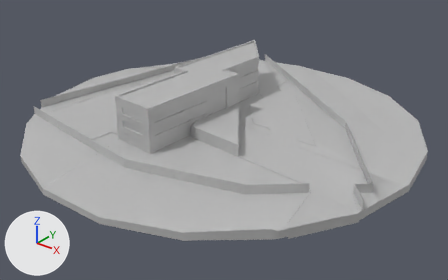
One commit to the FBX model Assets/ASSET_Scene/10.Securitas/Basemesh/Securitas_base.fbx: the scene before it, then after it.
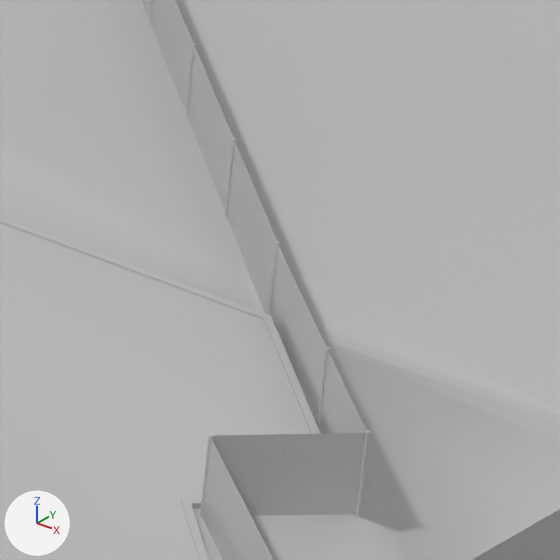
Old and new are each drawn whole from a 50 mm lens placed at (93.6, -117.8, 64.5), pointed at (5.2, -7.3, -4.0) and again close up on the part from 74% to 88% of the width and 48% to 71% of the height. Every picture has the same lights, and +X, +Y and +Z are marked at lower left. The first two pictures are the older version. Where no turn or scale is listed for an object, it has been applied to the vertices.

The scene before the commit, as lines of its bpy script (objects in view):
```python
me_mesh = bpy.data.meshes.new('Mesh')
me_mesh.from_pydata(...)  # 356 vertices, 472 faces; spans x -49.6..50.8, y -56.6..42.2, z -2.8..0.0
me_mesh.materials.append(mat_terre)  # grey #bcbcbc
me_mesh_001 = bpy.data.meshes.new('Mesh.001')
me_mesh_001.from_pydata(...)  # 602 vertices, 964 faces; spans x -44.7..45.9, y -26.4..52.2, z -1.0..2.2
me_mesh_001.materials.append(mat_grillage)  # grey #bcbcbc
me_mesh_004 = bpy.data.meshes.new('Mesh.004')
me_mesh_004.from_pydata(...)  # 496 vertices, 465 faces; spans x -38.0..50.4, y -37.4..42.2, z -3.1..0.2
me_mesh_004.materials.append(mat_route)  # grey #bcbcbc
ob_grillage = bpy.data.objects.new('grillage', me_mesh_001)
ob_grillage.location = (4.32, -10.95, 0.0)
ob_route = bpy.data.objects.new('route', me_mesh_004)
ob_route.location = (2.21, 2.84, 0.0)
ob_terre = bpy.data.objects.new('terre', me_mesh)
ob_terre.location = (2.21, 2.84, 0.0)
```
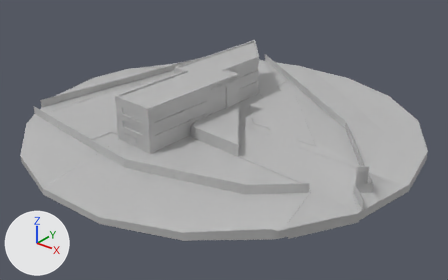
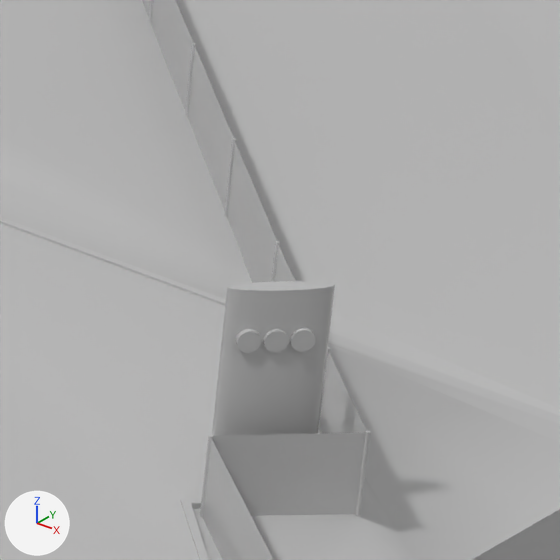
Boxes (x1, y1, x2, y2) around the edits, measured in the close-ups (560 x 560 px):
'signla', added
    after: (212, 281, 335, 436)

The change in detail:
Material 'securitas entry' (mat_securitas_entry) is new.
Its base color is (0.5, 0.5, 0.5) (grey #bcbcbc).
Its roughness is 0.0.
Mesh me_mesh_008 is new.
It has 3162 vertices, 6252 faces and spans x -0.6..44.4, y -12.3..3.9, z -10.0..0.4.
It uses material mat_securitas_entry (grey #bcbcbc).
Object 'signla' (ob_signla) is new; it shows me_mesh_008.
Its location is (3.3, -3.26, 9.99).
